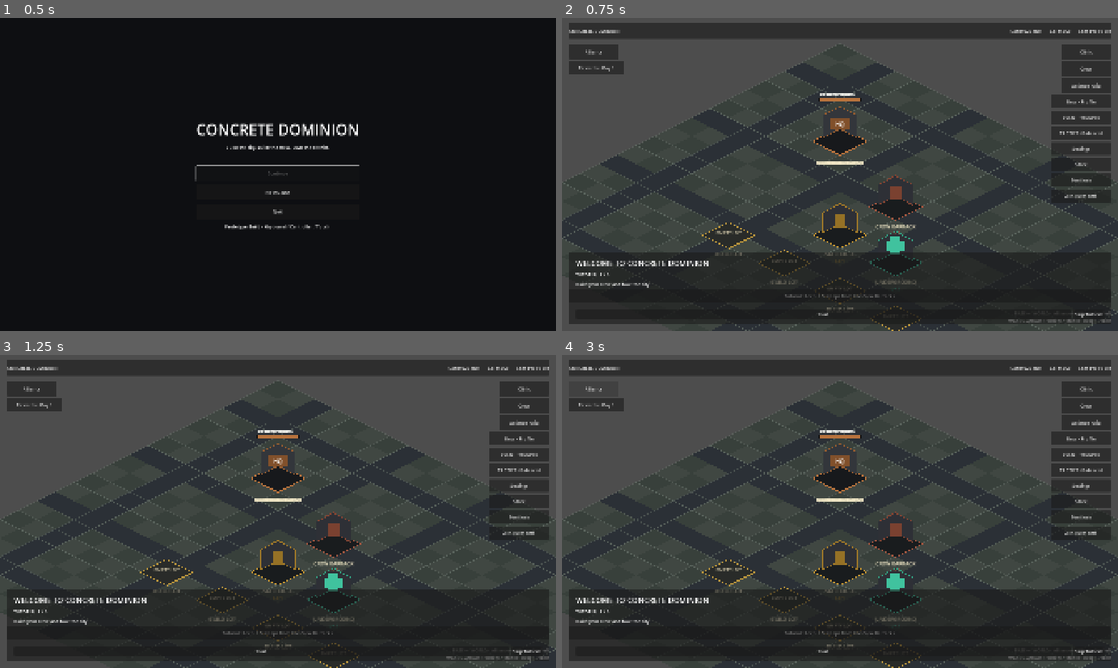
Above: before the commit, frames 1-4 (two rows, left to right).
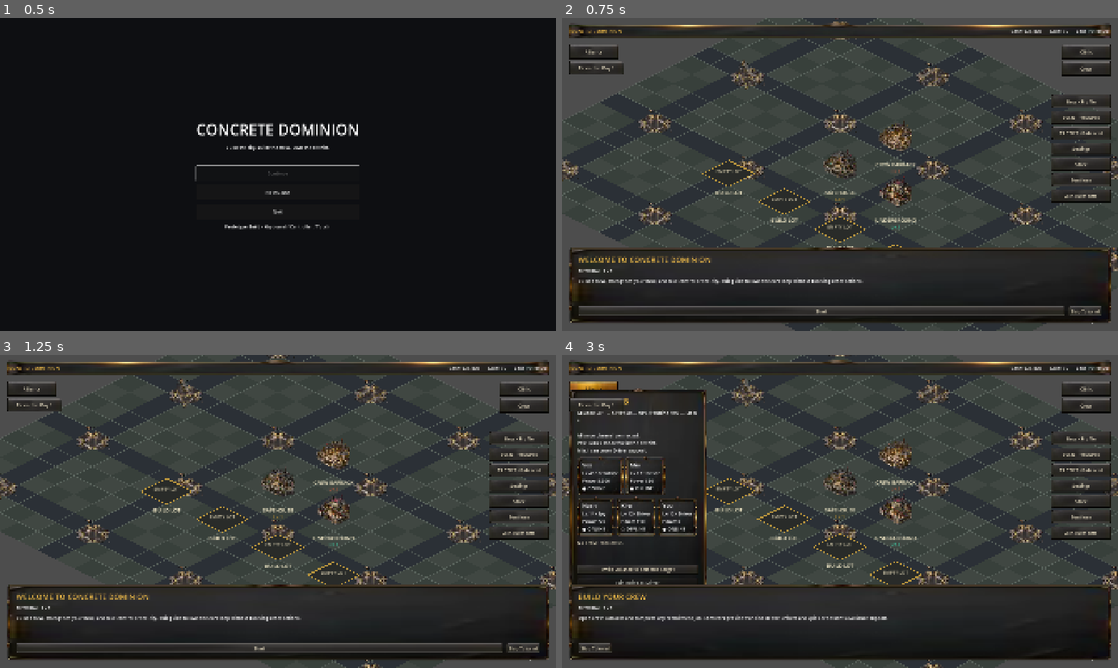
Above: after the commit, the same moments.

Repository: betasio/ConcreteDominion
Game: Godot game, scene res://scenes/core/Boot.tscn
The game is run twice, just before and just after one commit, with the same random seed, the same clock (stepped at 60 frames per second) and the same inputs.
Inputs (mouse positions are in pixels of both pictures, inside the frame that each line leads up to):
- Up to frame 1 (0.5 s): no input
- Up to frame 2 (0.75 s): click "New Game" at 0.5 s
- Up to frame 3 (1.25 s): no input
- Up to frame 4 (3 s): click "Start" at 1.25 s; click (823, 652) at 2 s, where only the run before the commit has a clickable "Start"; click "Alliance" at 2.75 s

Frame 1 is identical in both runs. In frame 2, 21% of the frame differs, in the area x 0-100%, y 0-100%; in frame 3, 22%; in frame 4, 31%.
Error before the commit: Parse Error: Cannot infer the type of "target" variable because the value doesn't have a set type. (res://scripts/buildings/ConstructionQueue.gd:146)

Commit message:
Fix hidden runtime errors and harden full-project QA

Diff:
--- a/project.godot
+++ b/project.godot
@@ -30,4 +30,4 @@
 
 [internationalization]
 
-locale/translations=PackedStringArray("res://localization/ui.en.translation")
+locale/translations=PackedStringArray("res://localization/en.po")
--- /dev/null
+++ b/scenes/tests/ProjectResourceAudit.tscn
@@ -0,0 +1,6 @@
+[gd_scene load_steps=2 format=3]
+
+[ext_resource type="Script" path="res://scripts/tests/ProjectResourceAudit.gd" id="1"]
+
+[node name="ProjectResourceAudit" type="Node"]
+script = ExtResource("1")
--- a/scripts/buildings/ConstructionQueue.gd
+++ b/scripts/buildings/ConstructionQueue.gd
@@ -143,7 +143,7 @@
 		queue_changed.emit()
 		return
 
-	var target := world.get_persistent_target(String(data.get("target_id", "")))
+	var target: Node = world.get_persistent_target(String(data.get("target_id", "")))
 	if target == null:
 		queue_changed.emit()
 		return
--- a/scripts/core/Main.gd
+++ b/scripts/core/Main.gd
@@ -154,6 +154,7 @@
 	mission_tracker.setup(
 		progression,
 		economy,
+		city_map,
 		recruitment_queue,
 		construction_queue,
 		raid_battle
--- a/scripts/events/EventManager.gd
+++ b/scripts/events/EventManager.gd
@@ -28,10 +28,19 @@
 	progression = player_progression
 	raid_battle.battle_resolved.connect(_on_battle_resolved)
 
-	if event_started_unix <= 0.0:
-		_start_event()
+	_ensure_current_event()
 
 	changed.emit()
+
+
+func _process(_delta: float) -> void:
+	_ensure_current_event()
+
+
+func _ensure_current_event() -> void:
+	var now := Time.get_unix_time_from_system()
+	if event_started_unix <= 0.0 or event_ends_unix <= 0.0 or now >= event_ends_unix:
+		_start_event()
 
 
 func _start_event() -> void:
@@ -143,7 +152,5 @@
 	for value in data.get("claimed_milestones", []):
 		claimed_milestones.append(int(value))
 
-	if event_started_unix <= 0.0 or event_ends_unix <= 0.0:
-		_start_event()
-
+	_ensure_current_event()
 	changed.emit()
--- a/scripts/progression/MissionTracker.gd
+++ b/scripts/progression/MissionTracker.gd
@@ -6,6 +6,7 @@
 
 var progression: PlayerProgression
 var economy: PlayerEconomy
+var city_map: Node
 
 var missions: Dictionary = {
 	"recruit_crew": {
@@ -104,12 +105,14 @@
 func setup(
 	player_progression: PlayerProgression,
 	player_economy: PlayerEconomy,
+	world: Node,
 	recruitment: RecruitmentQueue,
 	construction: ConstructionQueue,
 	raid_battle: RaidBattle
 ) -> void:
 	progression = player_progression
 	economy = player_economy
+	city_map = world
 
 	recruitment.recruitment_completed.connect(_on_recruitment_completed)
 	construction.construction_completed.connect(_on_construction_completed)
@@ -121,12 +124,11 @@
 
 
 func _refresh_existing_buildings() -> void:
-	var world = get_node_or_null("/root/Main/CityMap")
-	if world == null:
-		return
-	if world.lot_a.is_built:
+	if city_map == null:
+		return
+	if city_map.lot_a.is_built:
 		_set_progress("build_garage", 1)
-	if world.lot_b.is_built:
+	if city_map.lot_b.is_built:
 		_set_progress("build_intel", 1)
 
 
--- a/scripts/retention/RetentionManager.gd
+++ b/scripts/retention/RetentionManager.gd
@@ -38,6 +38,7 @@
 
 var lifetime_recruited := 0
 var lifetime_raid_wins := 0
+var _period_refresh_accumulator := 0.0
 
 
 func setup(
@@ -61,7 +62,11 @@
 	changed.emit()
 
 
-func _process(_delta: float) -> void:
+func _process(delta: float) -> void:
+	_period_refresh_accumulator += delta
+	if _period_refresh_accumulator < 30.0:
+		return
+	_period_refresh_accumulator = 0.0
 	_refresh_periods()
 
 
@@ -279,6 +284,12 @@
 		_unlock_achievement("crew_builder")
 	if progression != null and progression.account_level >= 3:
 		_unlock_achievement("level_three")
+	if progression != null and (
+		progression.get_specialist_level(&"Enforcer") > 1
+		or progression.get_specialist_level(&"Driver") > 1
+		or progression.get_specialist_level(&"Spy") > 1
+	):
+		_unlock_achievement("specialist")
 
 
 func _unlock_achievement(achievement_id: String) -> void:
@@ -394,4 +405,5 @@
 			)
 
 	_refresh_periods()
-	changed.emit()
+	_check_achievements()
+	changed.emit()
--- a/scripts/tests/DataValidation.gd
+++ b/scripts/tests/DataValidation.gd
@@ -123,6 +123,7 @@
 		"res://scenes/core/Main.tscn",
 		"res://scenes/tests/SmokeTest.tscn",
 		"res://scenes/tests/BalanceAudit.tscn",
+		"res://scenes/tests/ProjectResourceAudit.tscn",
 		"res://scripts/core/GameBalance.gd",
 		"res://scripts/world/FactionRules.gd",
 		"res://scripts/content/LocalizedText.gd",
@@ -139,6 +140,7 @@
 
 	for path in [
 		"res://localization/ui.csv",
+		"res://localization/en.po",
 		"res://export_presets.cfg",
 		"res://assets/README.md",
 		"res://assets/generated/city_atlas/base64/part_00.txt",
--- /dev/null
+++ b/scripts/tests/ProjectResourceAudit.gd
@@ -0,0 +1,69 @@
+extends Node
+
+var failures: PackedStringArray = []
+var loaded_count := 0
+
+
+func _ready() -> void:
+	_scan_directory("res://scripts")
+	_scan_directory("res://scenes")
+	_scan_directory("res://data")
+	_finish()
+
+
+func _scan_directory(path: String) -> void:
+	var dir := DirAccess.open(path)
+	if dir == null:
+		_fail("Could not open directory: %s" % path)
+		return
+
+	dir.list_dir_begin()
+	var entry := dir.get_next()
+	while entry != "":
+		if entry == "." or entry == "..":
+			entry = dir.get_next()
+			continue
+
+		var full_path := path.path_join(entry)
+		if dir.current_is_dir():
+			_scan_directory(full_path)
+		elif _should_load(entry):
+			_load_resource(full_path)
+
+		entry = dir.get_next()
+	dir.list_dir_end()
+
+
+func _should_load(file_name: String) -> bool:
+	return (
+		file_name.ends_with(".gd")
+		or file_name.ends_with(".tscn")
+		or file_name.ends_with(".tres")
+	)
+
+
+func _load_resource(path: String) -> void:
+	if not ResourceLoader.exists(path):
+		_fail("ResourceLoader does not recognize: %s" % path)
+		return
+
+	var resource := load(path)
+	if resource == null:
+		_fail("Could not load resource: %s" % path)
+		return
+
+	loaded_count += 1
+
+
+func _fail(message: String) -> void:
+	failures.append(message)
+	push_error("[RESOURCE AUDIT] %s" % message)
+
+
+func _finish() -> void:
+	if failures.is_empty():
+		print("[RESOURCE AUDIT] PASS — loaded %d scripts/scenes/data resources." % loaded_count)
+		get_tree().quit(0)
+	else:
+		print("[RESOURCE AUDIT] FAIL — %d issue(s)." % failures.size())
+		get_tree().quit(1)
--- a/scripts/tests/SmokeTest.gd
+++ b/scripts/tests/SmokeTest.gd
@@ -14,6 +14,7 @@
 	_check_resource("res://scenes/ui/WorldControlUI.tscn")
 	_check_resource("res://scenes/tests/DataValidation.tscn")
 	_check_resource("res://scenes/tests/BalanceAudit.tscn")
+	_check_resource("res://scenes/tests/ProjectResourceAudit.tscn")
 
 	var main_scene := load("res://scenes/core/Main.tscn") as PackedScene
 	if main_scene == null:
@@ -125,9 +126,26 @@
 				if presentation.get_decor_texture(decor_key) == null:
 					_fail("Missing approved presentation slice: %s" % decor_key)
 
+	var construction := game.get_node_or_null("ConstructionQueue") as ConstructionQueue
+	if construction == null:
+		_fail("ConstructionQueue script is not active.")
+
+	var ui_styler := game.get_node_or_null("UIArtStyler") as UIArtStyler
+	if ui_styler == null:
+		_fail("UI art styler script is not active.")
+	else:
+		var top_panel := game.get_node_or_null("HUD/Root/TopBar/Panel") as PanelContainer
+		var base_button := game.get_node_or_null("HUD/Root/ViewBar/Base") as Button
+		if top_panel == null or not (top_panel.get_theme_stylebox("panel") is StyleBoxTexture):
+			_fail("Approved panel art is not applied at runtime.")
+		if base_button == null or not (base_button.get_theme_stylebox("normal") is StyleBoxTexture):
+			_fail("Approved button art is not applied at runtime.")
+
 	var city := game.get_node_or_null("CityMap")
 	if city == null or city.get_node_or_null("TurfOverlay") == null:
 		_fail("Turf ownership overlay is missing.")
+	elif not (city.get_node("TurfOverlay") is TurfOverlay):
+		_fail("TurfOverlay script is not active.")
 	elif city.lot_c == null or city.lot_d == null:
 		_fail("Resource-production build lots are missing.")
 
--- a/scripts/tutorial/TutorialManager.gd
+++ b/scripts/tutorial/TutorialManager.gd
@@ -106,6 +106,7 @@
 func load_save_data(data: Dictionary) -> void:
 	current_step = clampi(int(data.get("current_step", STEP_WELCOME)), STEP_WELCOME, STEP_DONE)
 	skipped = bool(data.get("skipped", false))
+	_evaluate_loaded_state()
 	changed.emit()
 
 
--- a/scripts/ui/HUD.gd
+++ b/scripts/ui/HUD.gd
@@ -377,7 +377,8 @@
 		return
 
 	if hospital_queue.wounded_queue.is_empty():
-		var slots := get_node("/root/Main/CoreBuildingEffects").get_clinic_slots()
+		var effects := get_node_or_null("/root/Main/CoreBuildingEffects") as CoreBuildingEffects
+		var slots: int = effects.get_clinic_slots() if effects != null else 1
 		queue_label.text = "Clinic queue is empty. Your crew is ready.\nTreatment slots: %d" % slots
 		cost_label.text = "Instant heal cost: 0 Gold"
 		instant_button.disabled = true
@@ -394,7 +395,8 @@
 			_format_time(float(entry["seconds_remaining"]))
 		])
 
-	var clinic_slots := get_node("/root/Main/CoreBuildingEffects").get_clinic_slots()
+	var effects := get_node_or_null("/root/Main/CoreBuildingEffects") as CoreBuildingEffects
+	var clinic_slots: int = effects.get_clinic_slots() if effects != null else 1
 	queue_label.text = "Treatment slots: %d\n%s" % [clinic_slots, "\n".join(lines)]
 	var cost := hospital_queue.get_instant_heal_cost()
 	cost_label.text = "Instant heal cost: %d Gold" % cost
--- a/scripts/world/TurfOverlay.gd
+++ b/scripts/world/TurfOverlay.gd
@@ -17,12 +17,15 @@
 	if control == null or city_map == null or city_map.get_view_mode() != &"world":
 		return
 
-	for target in city_map.get_raid_targets():
-		var target_id := target.get_target_id()
+	for target_value in city_map.get_raid_targets():
+		var target: RaidTarget = target_value as RaidTarget
+		if target == null:
+			continue
+		var target_id: String = target.get_target_id()
 		if not control.is_discovered(target_id):
 			continue
 
-		var center := target.position + Vector2(0, -25)
+		var center: Vector2 = target.position + Vector2(0, -25)
 		var color := Color(0.72, 0.24, 0.24, 0.78)
 		if control.is_owned(target_id):
 			color = Color(0.20, 0.72, 0.42, 0.82)
Not shown, added: localization/en.po
Not shown, changed: .github/workflows/godot-qa.yml
